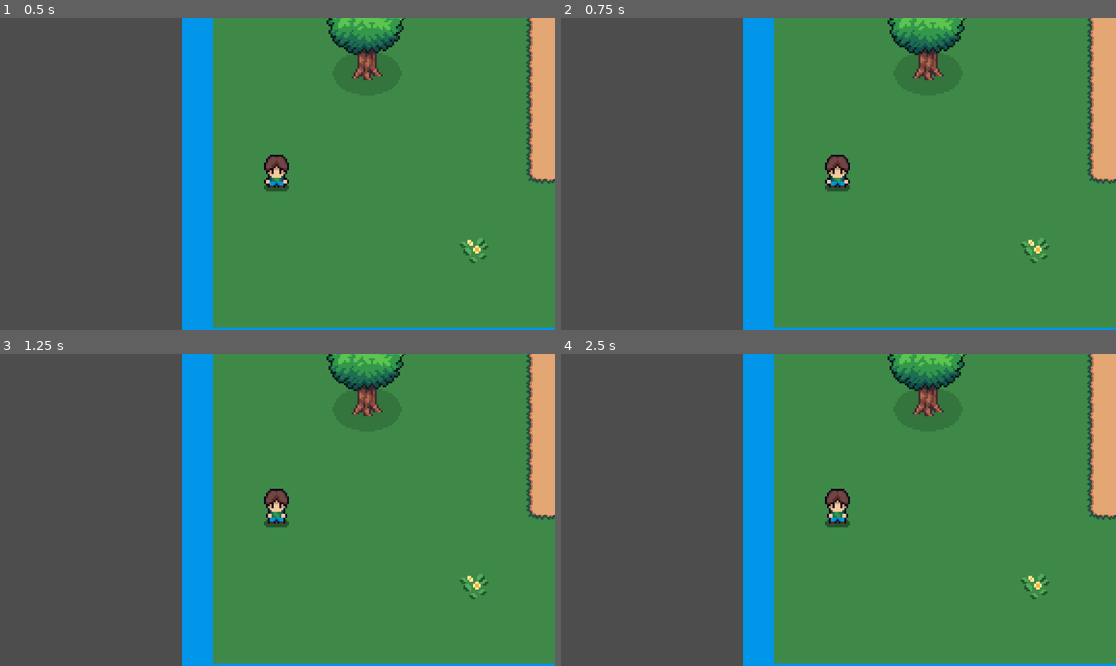
Above: before the commit, frames 1-4 (two rows, left to right).
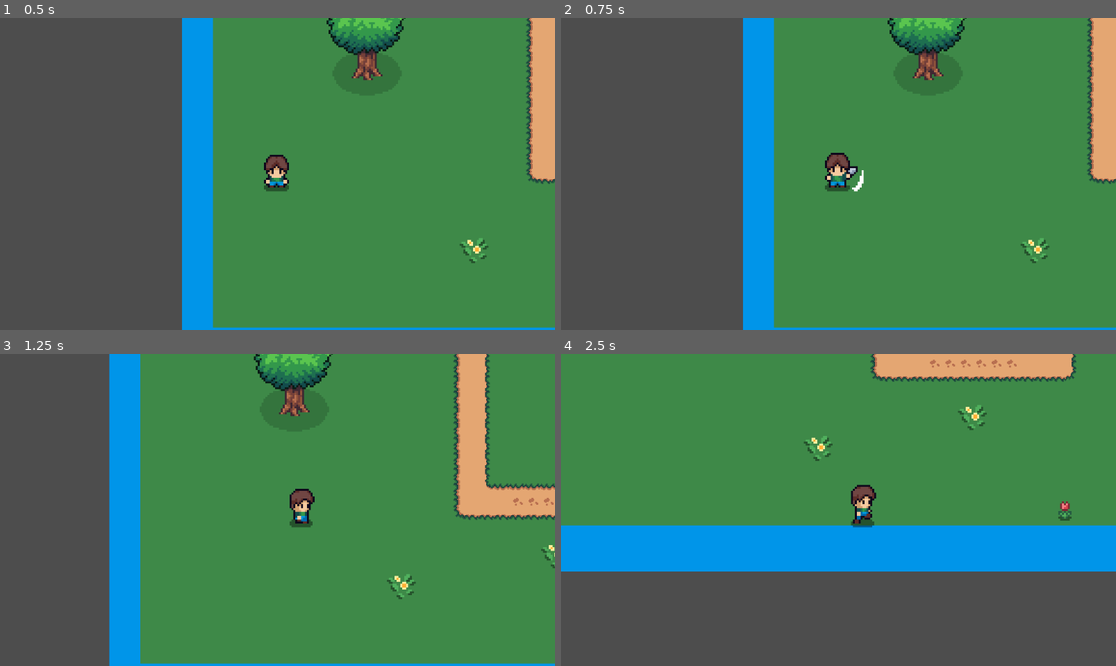
Above: after the commit, the same moments.

Repository: yi2003/godotTopDownActionGame
Game: Godot game, scene res://assets/scenes/main.tscn
The game is run twice, just before and just after one commit, with the same random seed, the same clock (stepped at 60 frames per second) and the same inputs.
Inputs:
- Up to frame 1 (0.5 s): no input
- Up to frame 2 (0.75 s): tap Enter (ui_accept) at 0.5 s; hold Right (ui_right) from 0.53 s (still down)
- Up to frame 3 (1.25 s): keep holding Right (ui_right); tap Enter (ui_accept) at 0.77 s
- Up to frame 4 (2.5 s): release Right (ui_right) at 1.28 s; hold Down (ui_down) 1.28-2.03 s; tap Enter (ui_accept) at 1.52 s; hold Right (ui_right) from 2.03 s (still down)

Frame 1 is identical in both runs. In frame 2, 0.3% of the frame differs, in the area x 47-55%, y 43-56%; in frame 3, 29%; in frame 4, 63%, in the area x 0-100%, y 0-100%.
Error before the commit: Parse Error: Expected node path as string or identifier after "$". (res://assets/scripts/player.gd:81)
Error after the commit: Invalid operands 'Vector2' and 'Vector2i' in operator '*'. (res://assets/scripts/player.gd:103)

Commit message:
Fix parser error: use get_node() for relative path
$ shorthand doesn't support ../ paths. Use get_node() instead.

Co-Authored-By: Claude Opus 4.6 <noreply@anthropic.com>

Diff:
--- a/assets/scripts/player.gd
+++ b/assets/scripts/player.gd
@@ -78,7 +78,7 @@
 			body.apply_knockback(knockback)
 
 func _setup_camera_limits():
-	var tilemap = $../TileMapLayer_Terrian as TileMapLayer
+	var tilemap = get_node("../TileMapLayer_Terrian") as TileMapLayer
 	if tilemap == null:
 		print("Player: TileMap not found as sibling (../TileMapLayer_Terrian)")
 		# Try alternative: search in parent
